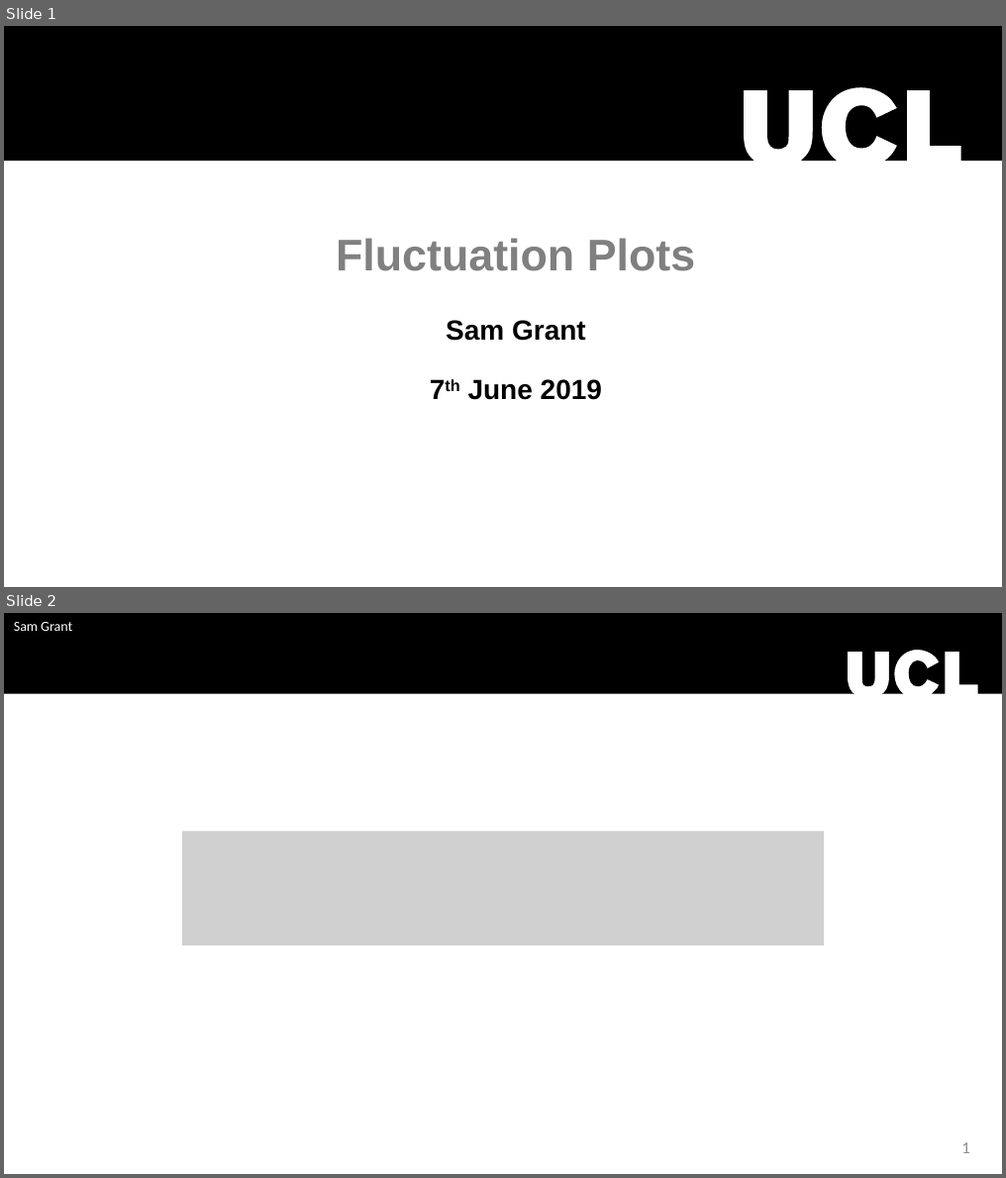
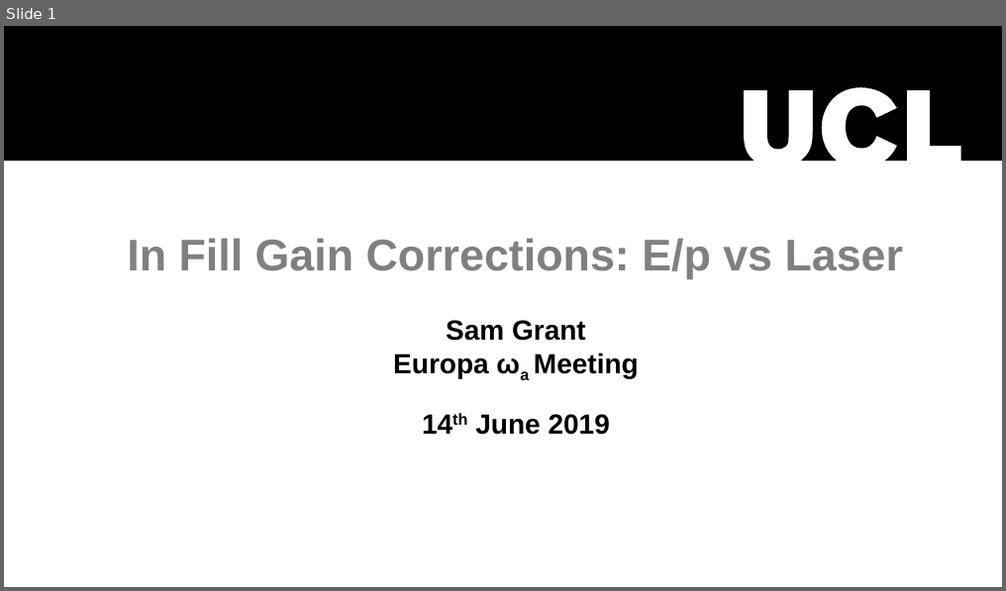
Before and after one commit to sam-grant/EpRatio, a slide deck: fluctuation.pptx. Shown one above the other, each under a label of ours: slides 1 and 2 before the commit, slide 1 after it. The pictures are 1006x1178 and 1006x591 pixels, drawn with LibreOffice and Linux fonts; fonts in the diff are those of the drawing; grey boxes stand for pictures; background and template pictures are left out. Boxes give left, top, right and bottom in pixels: in the first picture for what was removed or moved away, otherwise in the second. Text is boxed around its words. In the diff, an @@ line names an element or a change of style, - is before the commit and + after.

```diff
--- a/fluctuation.pptx
+++ b/fluctuation.pptx
@@ slide 2 removed at box(4, 613, 1002, 1174), background #FFFFFF @@
@@ freeform shape removed at box(4, 613, 1002, 694) @@
@@ text removed at box(14, 622, 72, 631) @@
-Sam Grant
@@ rectangle removed at box(667, 698, 700, 725) @@
@@ rectangle removed at box(677, 708, 773, 758) @@
@@ picture removed at box(181, 832, 824, 947) @@
@@ page number removed at box(961, 1143, 969, 1154) @@
-1
@@ slide 1 changed as well @@
@@ title at box(127, 238, 903, 435): text changed @@
-Fluctuation Plots
-Sam Grant
-7th June 2019
+In Fill Gain Corrections: E/p vs Laser
+Sam Grant
+Europa ωa Meeting
+14th June 2019
```
Also in this commit, not shown: 8 slides added, 3 other slides removed, 28 other files.
